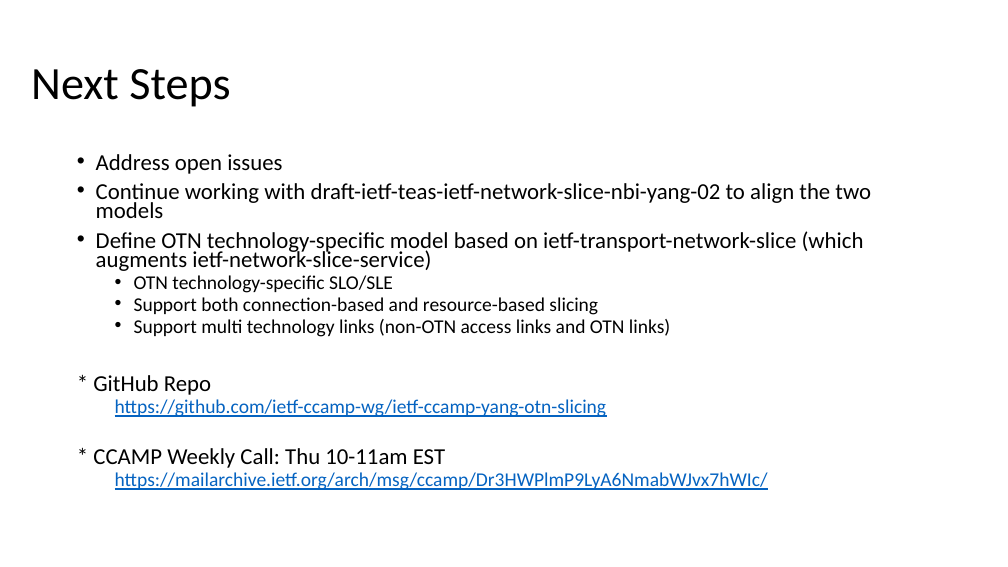
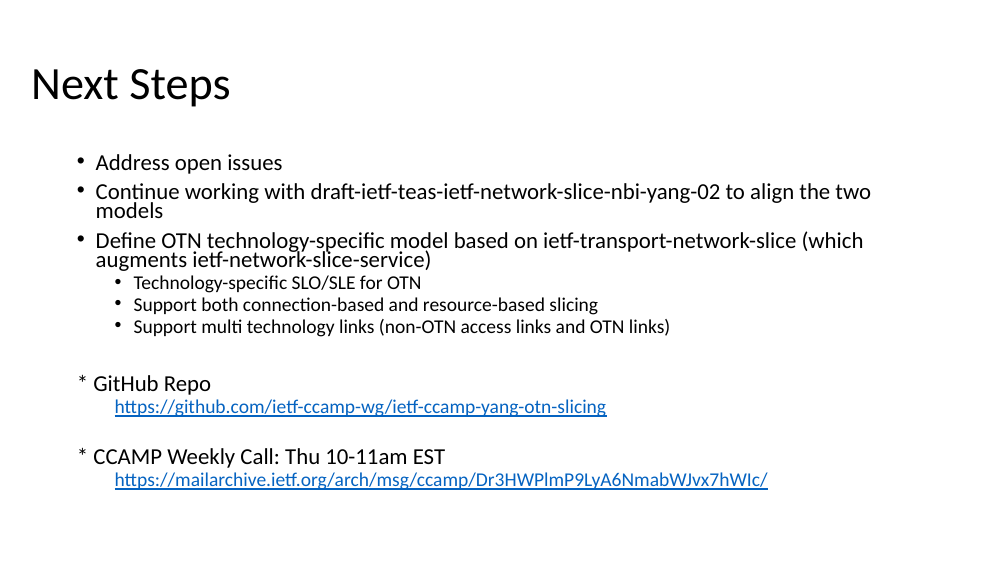
Before and after one commit to aguoietf/ietf-ccamp-yang-otn-slicing, a slide deck: slide 8 of Meeting Materials/draft-ietf-ccamp-yang-otn-slicing-02.pptx. Drawn at 1008x567 pixels with LibreOffice and Linux fonts; fonts in the diff are those of the drawing. Boxes give left, top, right and bottom in pixels: in the first picture for what was removed or moved away, otherwise in the second. Text is boxed around its words. In the diff, an @@ line names an element or a change of style, - is before the commit and + after.

```diff
--- a/Meeting Materials/draft-ietf-ccamp-yang-otn-slicing-02.pptx
+++ b/Meeting Materials/draft-ietf-ccamp-yang-otn-slicing-02.pptx
@@ text at [134,275,421,293]: text changed @@
-  • OTN technology-specific SLO/SLE
+  • Technology-specific SLO/SLE for OTN
```
Also in this commit, not shown: 4 other slides changed.
